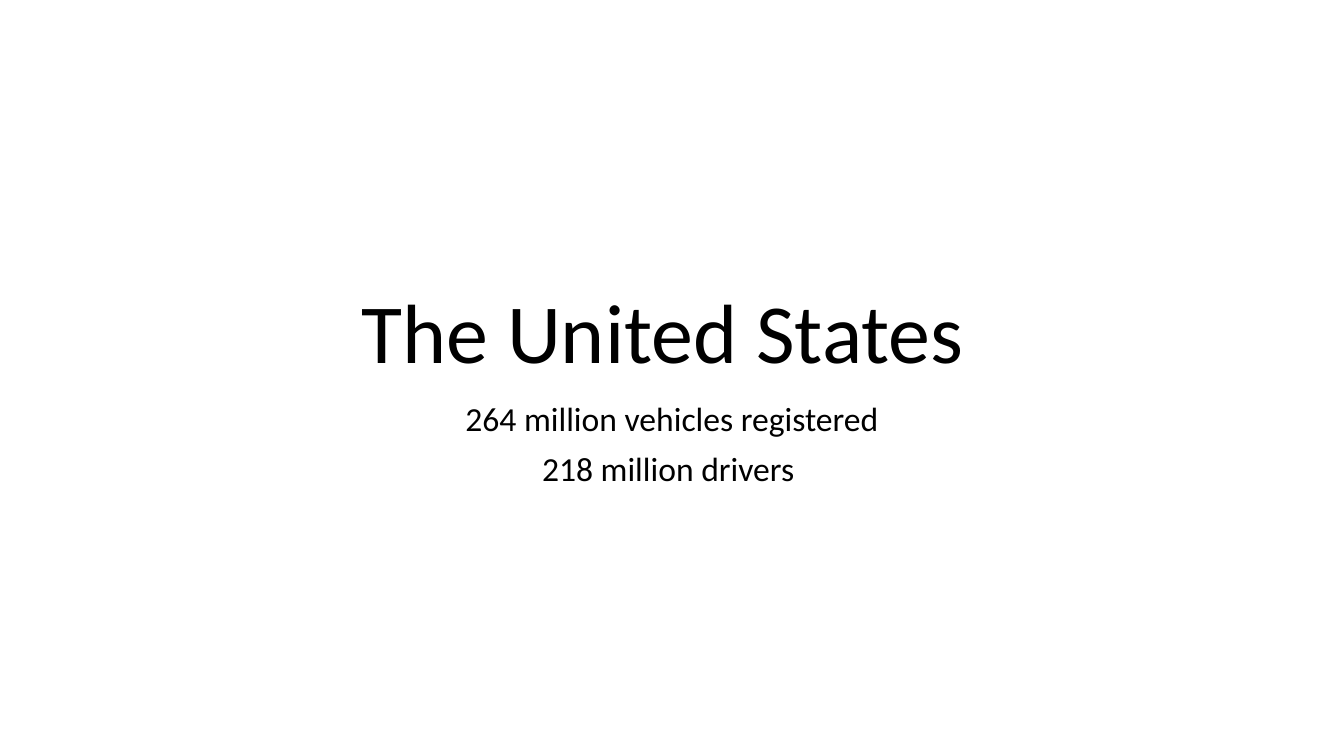
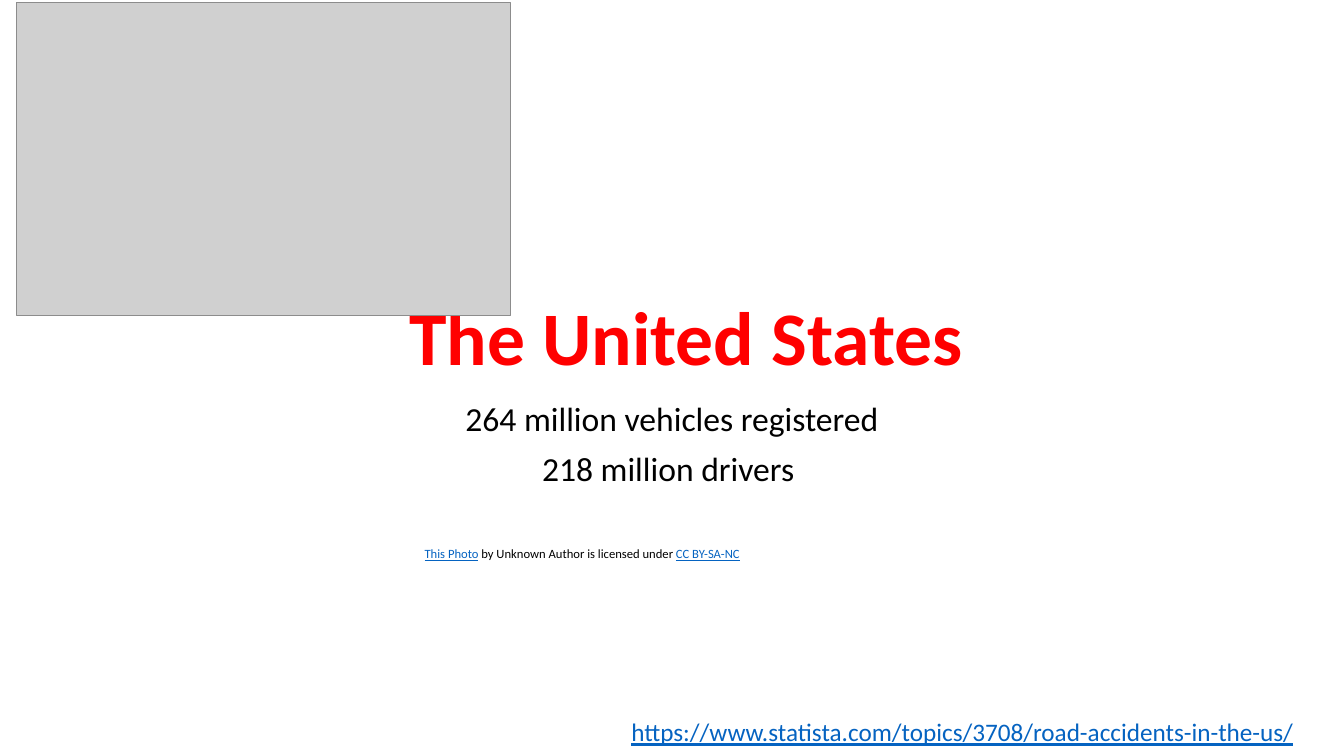
Before and after one commit to Niharika17S/Rutgers-project1, a slide deck: slide 2 of Analysis of Motor Vehicle Crashes.pptx. Drawn at 1344x756 pixels with LibreOffice and Linux fonts; fonts in the diff are those of the drawing; grey boxes stand for pictures. Boxes give left, top, right and bottom in pixels: in the first picture for what was removed or moved away, otherwise in the second. Text is boxed around its words. In the diff, an @@ line names an element or a change of style, - is before the commit and + after.

```diff
--- a/Analysis of Motor Vehicle Crashes.pptx
+++ b/Analysis of Motor Vehicle Crashes.pptx
@@ picture added at <box>16,2,510,316</box> @@
@@ title "The United States": place and size @@
-title "The United States" at <box>361,304,963,364</box>
+title "The United States" at <box>409,303,962,366</box>
@@ title "The United States" at <box>409,303,962,366</box>: size 60 to 54 pt, text colour #000000 to #FF0000, bold on @@
@@ text added at <box>425,549,739,561</box>, 9 pt, text #000000 @@
+This Photo by Unknown Author is licensed under CC BY-SA-NC
@@ text added at <box>631,723,1293,746</box>, 18 pt, text #0563C1, underline @@
+https://www.statista.com/topics/3708/road-accidents-in-the-us/
```
Also in this commit, not shown: 2 other slides changed.
